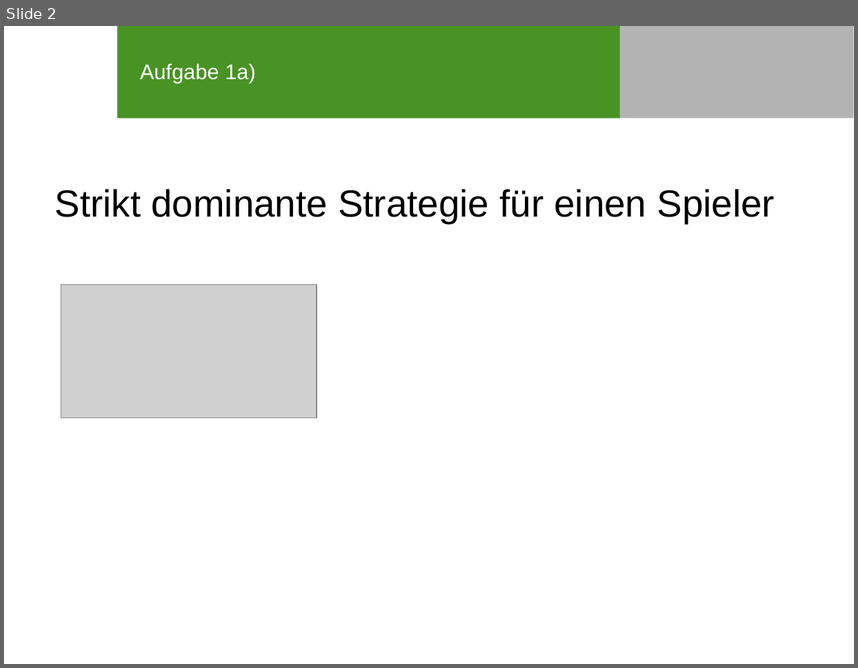
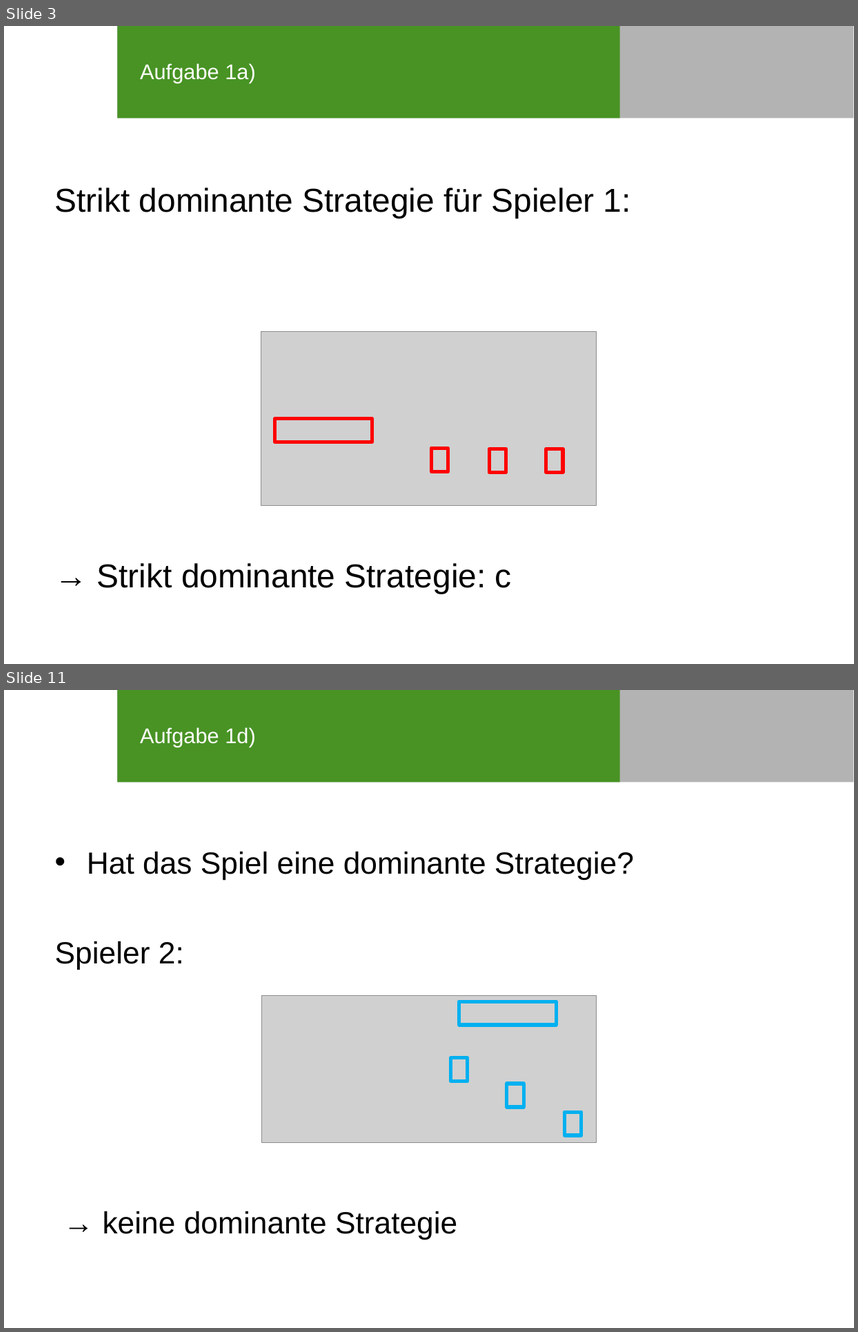
Before and after one commit to SOAS-Uni-Augsburg/ws16-17-group-10, a slide deck: Blatt-04/Präsi_Blatt04_Aufgabe2.ppt. Shown one above the other, each under a label of ours: slide 2 before the commit, slides 3 and 11 after it; the slides between them are not shown. The pictures are 858x668 and 858x1332 pixels, drawn with LibreOffice and Linux fonts; fonts in the diff are those of the drawing; grey boxes stand for pictures; background and template pictures are left out. Boxes give left, top, right and bottom in pixels: in the first picture for what was removed or moved away, otherwise in the second. Text is boxed around its words. In the diff, an @@ line names an element or a change of style, - is before the commit and + after.

Commit message:
Präsentation Blatt04 Aufgabe2

```diff
--- a/Blatt-04/Präsi_Blatt04_Aufgabe2.ppt
+++ b/Blatt-04/Präsi_Blatt04_Aufgabe2.ppt
@@ slide 11 added at bbox=[4, 690, 854, 1328], background #FFFFFF; not listed: 2 template elements that a slide beside it also shows @@
@@ title added at bbox=[140, 727, 256, 747], 18 pt, text #FFFFFF @@
+Aufgabe 1d)
@@ text added at bbox=[55, 851, 634, 1239], 25.9 pt, text #000000 @@
+• Hat das Spiel eine dominante Strategie?
+Spieler 2:
+→ keine dominante Strategie
@@ picture added at bbox=[261, 995, 597, 1142] @@
@@ rectangle added at bbox=[459, 1001, 556, 1025], outline #00B0F0 3 pt @@
@@ rectangle added at bbox=[451, 1057, 468, 1080], outline #00B0F0 3 pt @@
@@ rectangle added at bbox=[507, 1083, 524, 1107], outline #00B0F0 3 pt @@
@@ rectangle added at bbox=[565, 1112, 582, 1136], outline #00B0F0 3 pt @@
@@ what was slide 2 is now slide 3 @@
@@ slide 3 changed as well @@
@@ text at bbox=[55, 187, 631, 593]: text changed; size 32 to 28 pt @@
-Strikt dominante Strategie für einen Spieler
+Strikt dominante Strategie für Spieler 1:
+→ Strikt dominante Strategie: c
@@ picture: place and size @@
-picture at bbox=[61, 285, 317, 417]
+picture at bbox=[261, 331, 595, 506]
@@ group added at bbox=[275, 419, 564, 472]: 4 rectangles @@
```
Also in this commit, not shown: 1 other slide changed, 28 other slides added, 1 other file.
